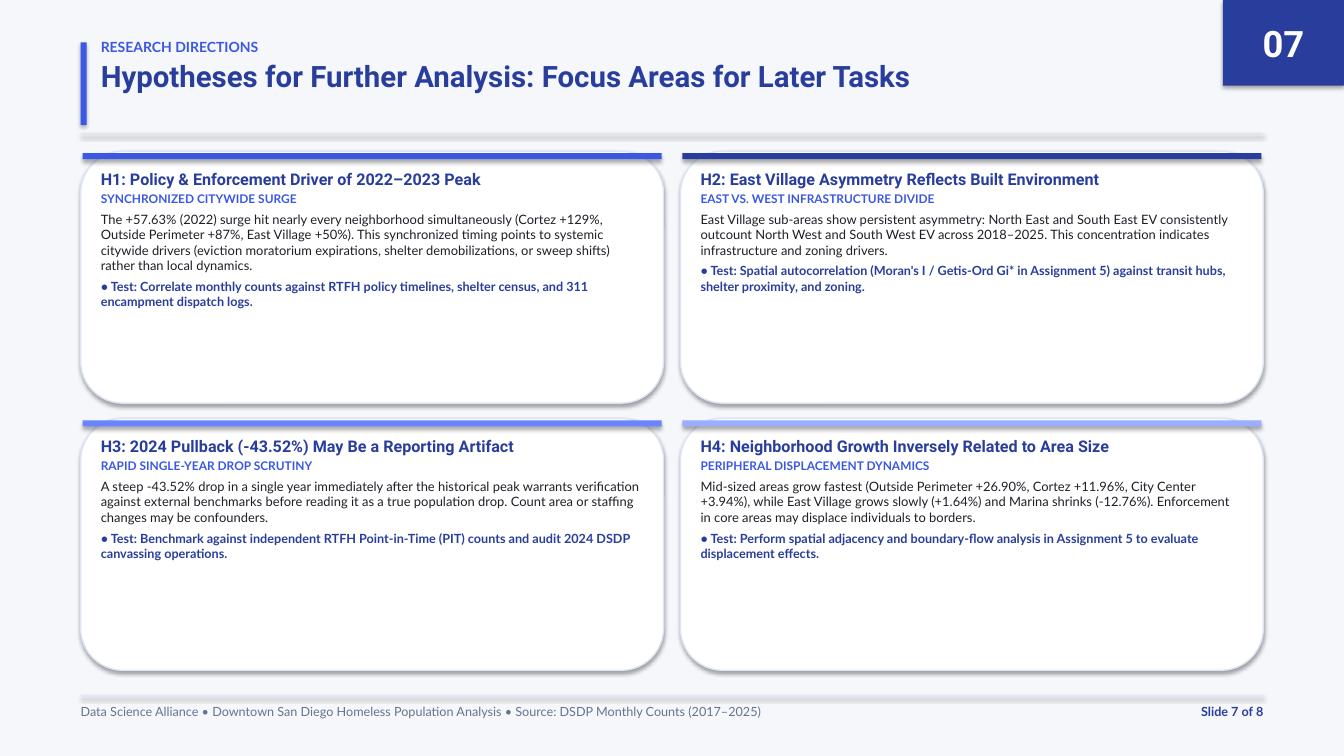
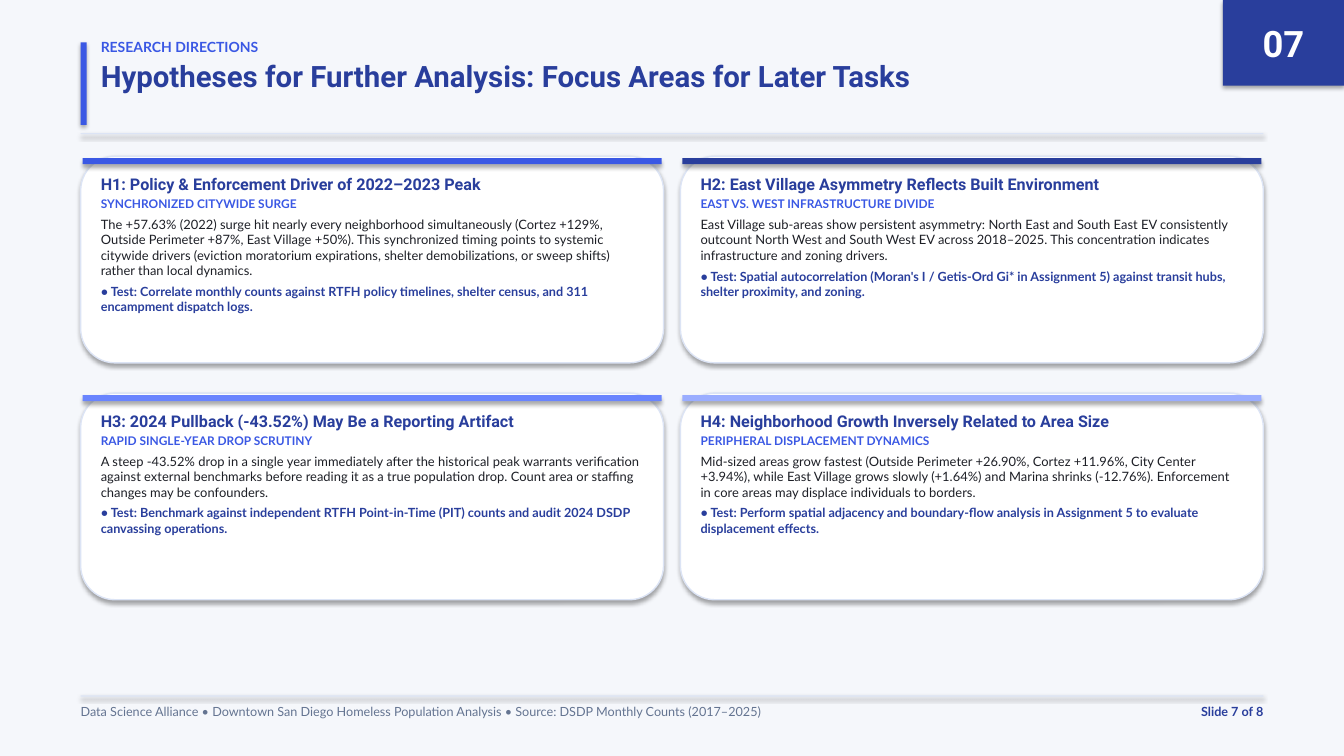
Before and after one commit to CapMorningStar/Downtown-Homeless-Analysis, a slide deck: slide 7 of EDA_Presentation.pptx. Drawn at 1344x756 pixels with LibreOffice and Linux fonts; fonts in the diff are those of the drawing. Boxes give left, top, right and bottom in pixels: in the first picture for what was removed or moved away, otherwise in the second. Text is boxed around its words. In the diff, an @@ line names an element or a change of style, - is before the commit and + after.

```diff
--- a/EDA_Presentation.pptx
+++ b/EDA_Presentation.pptx
@@ rounded rectangle: place and size @@
-rounded rectangle at (81, 151, 663, 403)
+rounded rectangle at (81, 156, 663, 363)
@@ rectangle: place and size @@
-rectangle at (83, 153, 661, 159)
+rectangle at (83, 158, 661, 164)
@@ text "H1: Policy & Enforcement Driver ...": place and size @@
-text "H1: Policy & Enforcement Driver ..." at (101, 172, 610, 309)
+text "H1: Policy & Enforcement Driver ..." at (101, 177, 610, 314)
@@ rounded rectangle: place and size @@
-rounded rectangle at (681, 151, 1263, 403)
+rounded rectangle at (681, 156, 1263, 363)
@@ rectangle: place and size @@
-rectangle at (683, 153, 1261, 159)
+rectangle at (683, 158, 1261, 164)
@@ text "H2: East Village Asymmetry Reflects ...": place and size @@
-text "H2: East Village Asymmetry Reflects ..." at (701, 172, 1228, 294)
+text "H2: East Village Asymmetry Reflects ..." at (701, 177, 1228, 299)
@@ rounded rectangle: place and size @@
-rounded rectangle at (81, 418, 663, 670)
+rounded rectangle at (81, 393, 663, 600)
@@ rectangle: place and size @@
-rectangle at (83, 420, 661, 426)
+rectangle at (83, 395, 661, 401)
@@ text "H3: 2024 Pullback (-43.52%) May ...": place and size @@
-text "H3: 2024 Pullback (-43.52%) May ..." at (101, 439, 640, 561)
+text "H3: 2024 Pullback (-43.52%) May ..." at (101, 414, 640, 536)
@@ rounded rectangle: place and size @@
-rounded rectangle at (681, 418, 1263, 670)
+rounded rectangle at (681, 393, 1263, 600)
@@ rectangle: place and size @@
-rectangle at (683, 420, 1261, 426)
+rectangle at (683, 395, 1261, 401)
@@ text "H4: Neighborhood Growth Inversely Related ...": place and size @@
-text "H4: Neighborhood Growth Inversely Related ..." at (701, 440, 1230, 560)
+text "H4: Neighborhood Growth Inversely Related ..." at (701, 415, 1230, 535)
```
Also in this commit, not shown: 6 other slides changed, 4 other files.
